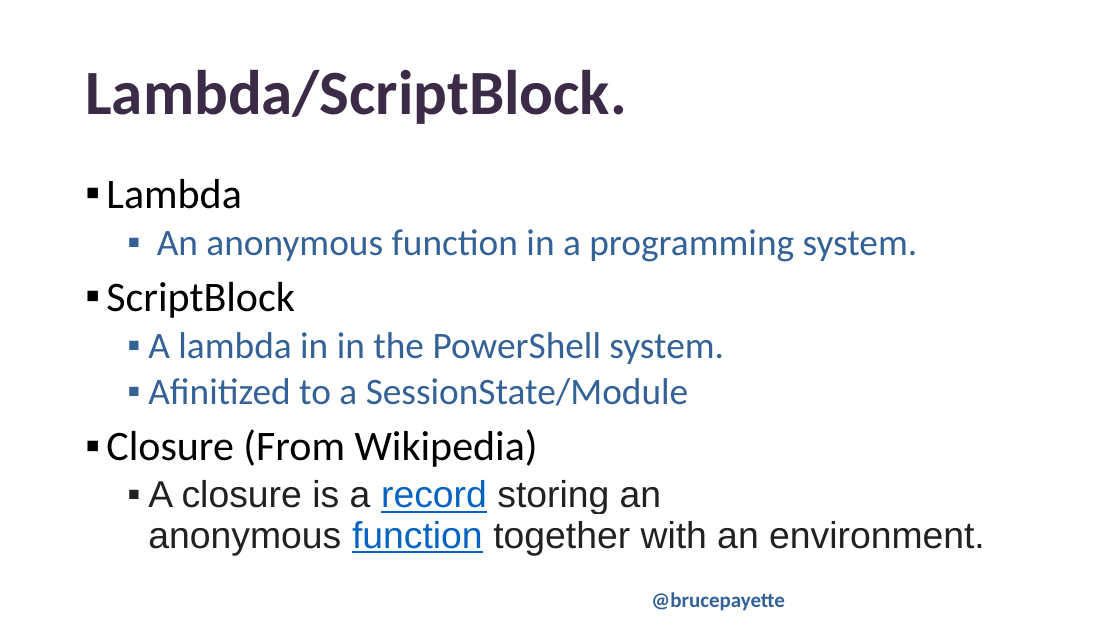
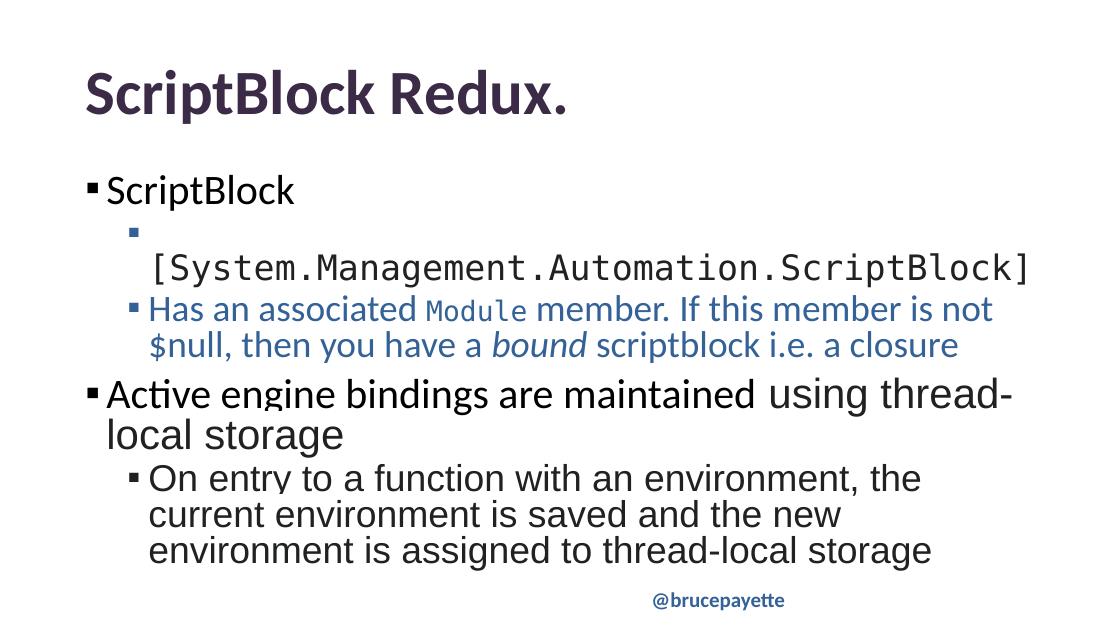
Before and after one commit to BrucePay/PSConfEU2024, a slide deck: slide 14 of payette_2024_closures.pptx (slide 12 before the commit). Drawn at 1120x630 pixels with LibreOffice and Linux fonts; fonts in the diff are those of the drawing; background and template pictures are left out. Boxes give left, top, right and bottom in pixels: in the first picture for what was removed or moved away, otherwise in the second. Text is boxed around its words. In the diff, an @@ line names an element or a change of style, - is before the commit and + after.

```diff
--- a/payette_2024_closures.pptx
+++ b/payette_2024_closures.pptx
@@ title at box(85, 69, 570, 124): text changed @@
-Lambda/ScriptBlock.
+ScriptBlock Redux.
@@ text at box(106, 179, 918, 262): paragraphs removed @@
-▪ Lambda
-  ▪ An anonymous function in a programming system.
@@ text at box(106, 175, 294, 211): line spacing 0.9 to 0.8 @@
@@ text at box(106, 253, 1033, 571): text changed; font Calibri to Arial; text colour #346297 to #202122 @@
-  ▪ A lambda in in the PowerShell system.
-  ▪ Afinitized to a SessionState/Module
-▪ Closure (From Wikipedia)
-  ▪ A closure is a record storing an anonymous function together with an environment.
+  ▪ [System.Management.Automation.ScriptBlock]
+  ▪ Has an associated Module member. If this member is not $null, then you have a bound scriptblock i.e. a closure
+▪ Active engine bindings are maintained using thread-local storage
+  ▪ On entry to a function with an environment, the current environment is saved and the new environment is assigned to thread-local storage
```
Also in this commit, not shown: 5 other slides changed, 5 slides added, 1 slide removed, 1 other file.
